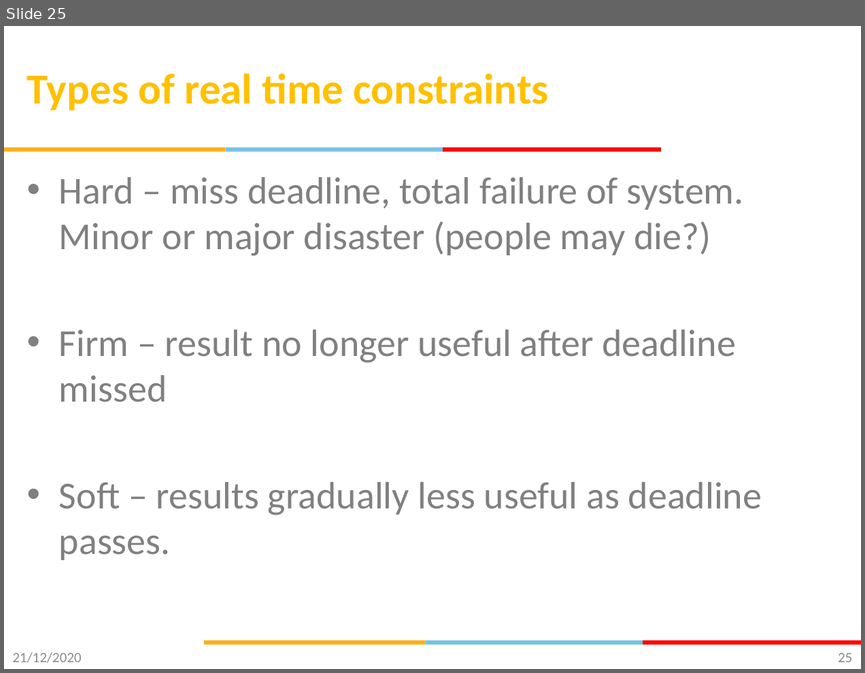
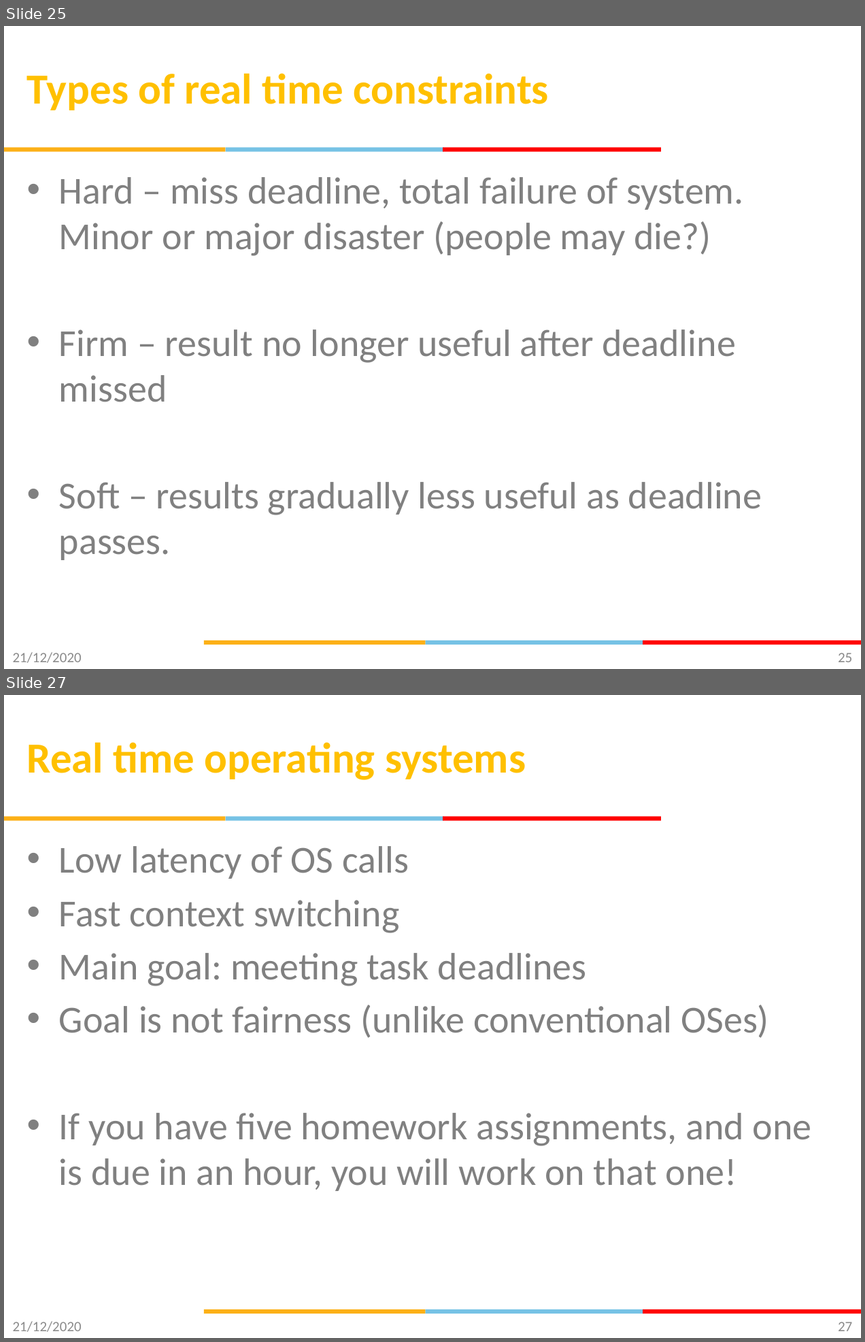
Before and after one commit to gsaurabhr-teaching/csg523-material, a slide deck: labs/Lec-20-22-rtos-scheduling.pptx. Shown one above the other, each under a label of ours: slide 25 before the commit, slides 25 and 27 after it; the slides between them are not shown. The pictures are 865x673 and 865x1342 pixels, drawn with LibreOffice and Linux fonts; fonts in the diff are those of the drawing; background and template pictures are left out. Boxes give left, top, right and bottom in pixels: in the first picture for what was removed or moved away, otherwise in the second. Text is boxed around its words. In the diff, an @@ line names an element or a change of style, - is before the commit and + after.

```diff
--- a/labs/Lec-20-22-rtos-scheduling.pptx
+++ b/labs/Lec-20-22-rtos-scheduling.pptx
@@ slide 27 added at (4, 695, 861, 1338), background #FFFFFF; not listed: 6 template elements that a slide beside it also shows @@
@@ title added at (27, 742, 526, 780), 36 pt, text #FFC000, bold @@
+Real time operating systems
@@ text added at (59, 846, 812, 1191), 32 pt, text #808080 @@
+• Low latency of OS calls
+• Fast context switching
+• Main goal: meeting task deadlines
+• Goal is not fairness (unlike conventional OSes)
+• If you have five homework assignments, and one is due in an hour, you will work on that one!
@@ text added at (13, 1321, 82, 1331), 12 pt, text #8C8C8C @@
+21/12/2020
@@ page number added at (838, 1321, 852, 1331), 12 pt, text #898989 @@
+27
```
Also in this commit, not shown: 2 slides changed, 4 other slides added.
